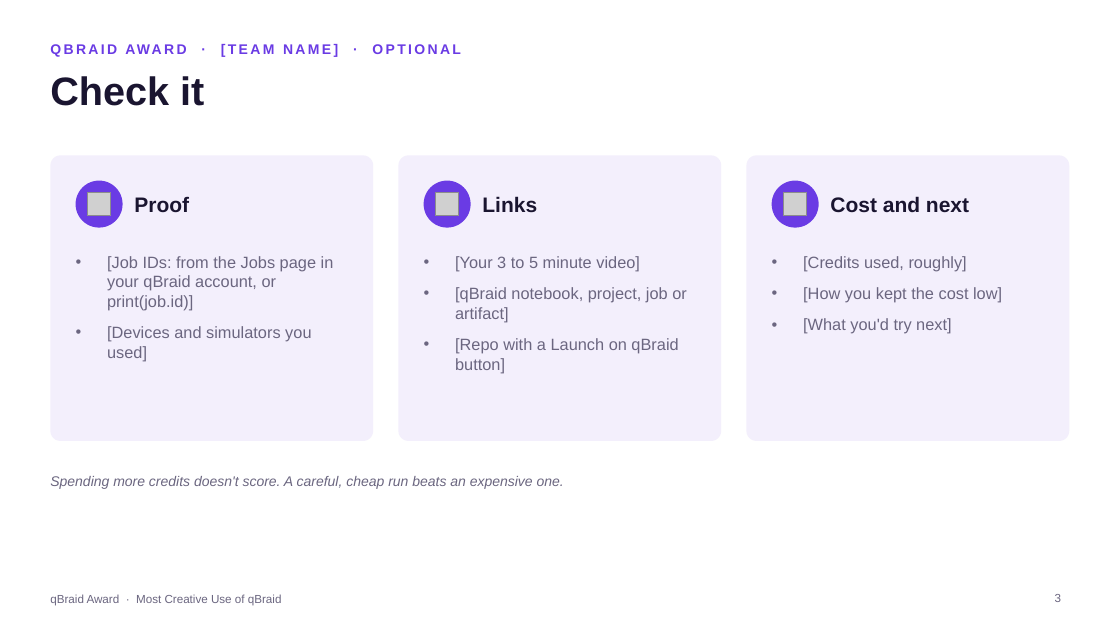
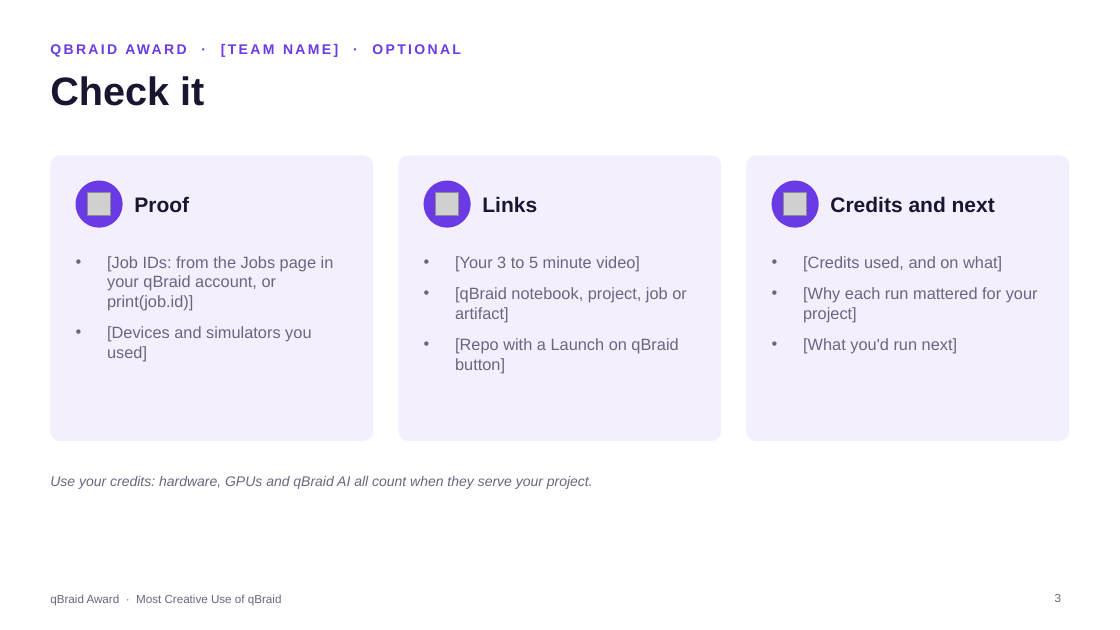
Before and after one commit to qBraid/tn-quantum-hackathon, a slide deck: slide 3 of 4-qbraid-award/qbraid-award-template.pptx. Drawn at 1120x630 pixels with LibreOffice and Linux fonts; fonts in the diff are those of the drawing; grey boxes stand for pictures. Boxes give left, top, right and bottom in pixels: in the first picture for what was removed or moved away, otherwise in the second. Text is boxed around its words. In the diff, an @@ line names an element or a change of style, - is before the commit and + after.

Commit message:
qBraid Award: use your credits on hardware, GPUs and qBraid AI, for a reason that serves the project
Matches the qBraid/qbraid-award guide: replaces 'spending more credits doesn't
help' with use-your-credits guidance, and copies in the rebuilt slide template
and example.

```diff
--- a/4-qbraid-award/qbraid-award-template.pptx
+++ b/4-qbraid-award/qbraid-award-template.pptx
@@ text at bbox=[830, 196, 995, 213]: text changed @@
-Cost and next
+Credits and next
@@ text at bbox=[803, 256, 1038, 354]: text changed @@
-• [Credits used, roughly]
-• [How you kept the cost low]
-• [What you'd try next]
+• [Credits used, and on what]
+• [Why each run mattered for your project]
+• [What you'd run next]
@@ text at bbox=[50, 476, 593, 489]: text changed @@
-Spending more credits doesn't score. A careful, cheap run beats an expensive one.
+Use your credits: hardware, GPUs and qBraid AI all count when they serve your project.
```
Also in this commit, not shown: 1 other slide changed, 4 other files.
